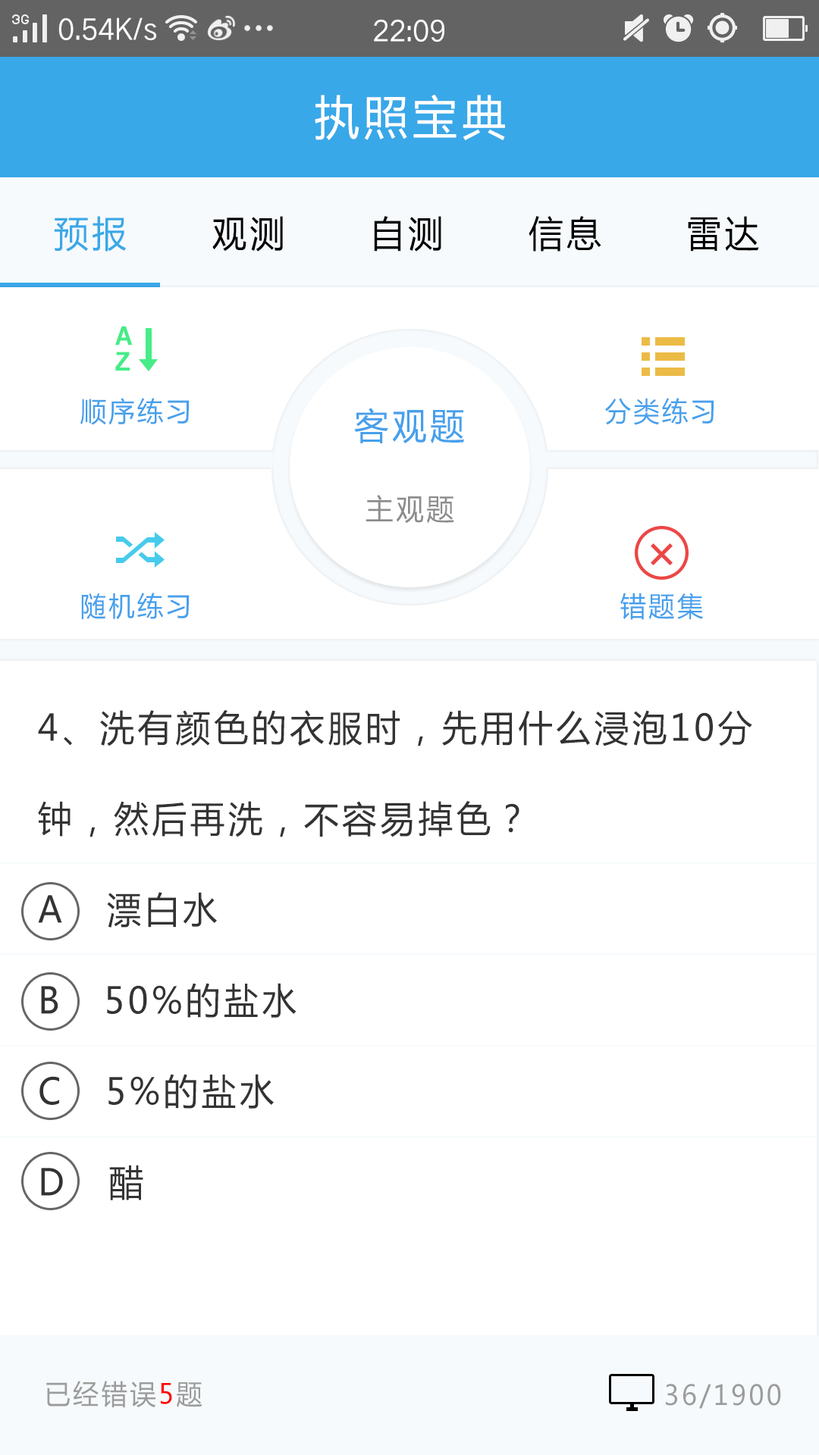
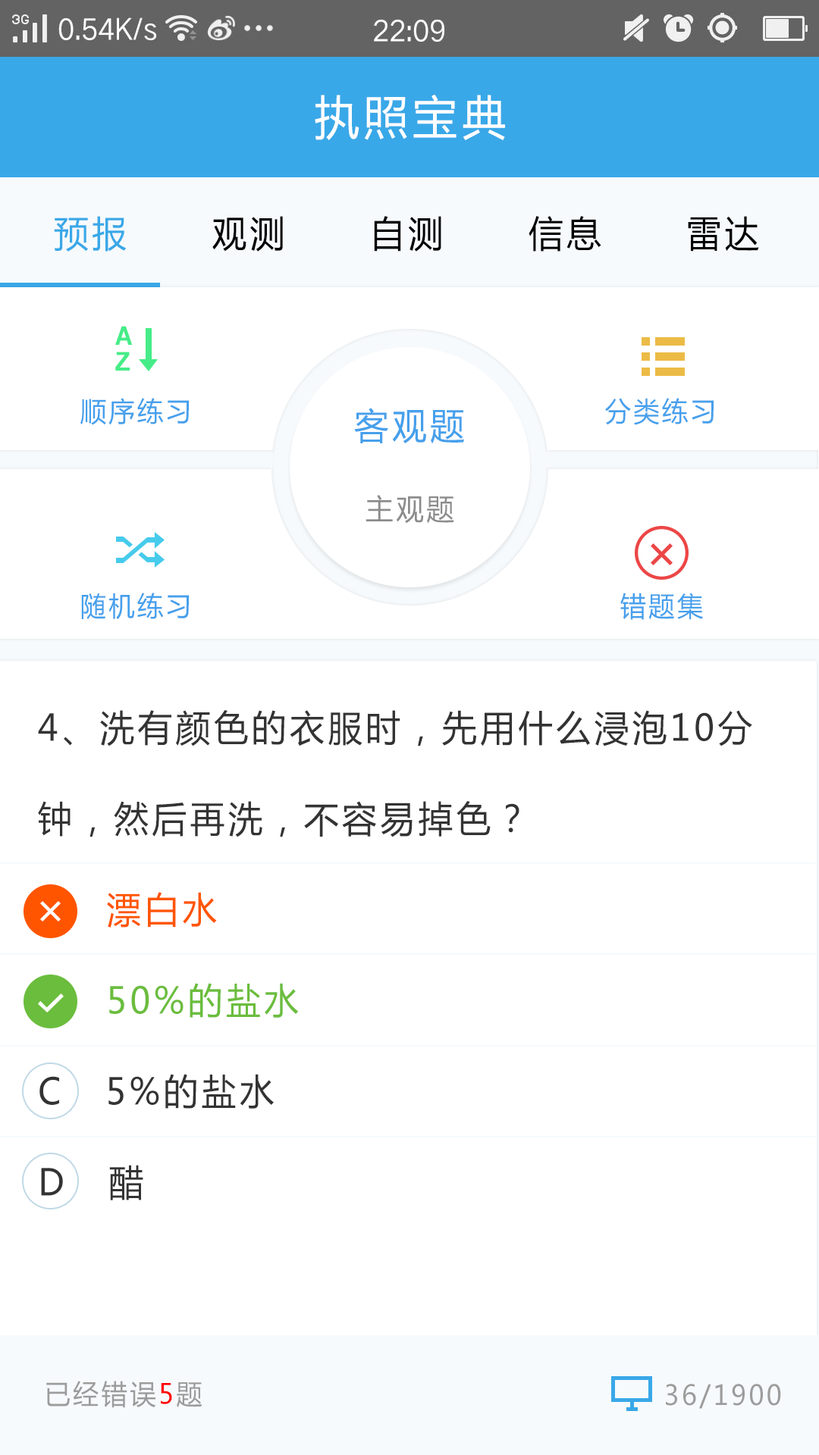
Revision of a layered (819, 1455) image; what changed, layer by layer:
painted on "矩形 11 拷贝" over bbox(626, 1407, 638, 1412)
painted on "矩形 11" over bbox(629, 1402, 634, 1412)
renamed "4、洗有颜色的衣服时，先用什么浸泡10分钟，然后再洗，不容易掉色？ A 漂白水 B 50%的盐水 C" to "4、洗有颜色的衣服时，先用什么浸泡10分钟，然后再洗，不容易掉色？ 漂白水 50%的盐水 C", painted on it over bbox(37, 882, 299, 1201)
added layer "矩形 12" in group "组 5" over bbox(40, 901, 61, 922)
added layer "形状 4" in group "组 5" over bbox(37, 993, 64, 1013)
painted on "椭圆 4 副本" over bbox(23, 974, 78, 1029)
painted on "椭圆 4" over bbox(23, 884, 78, 939)
